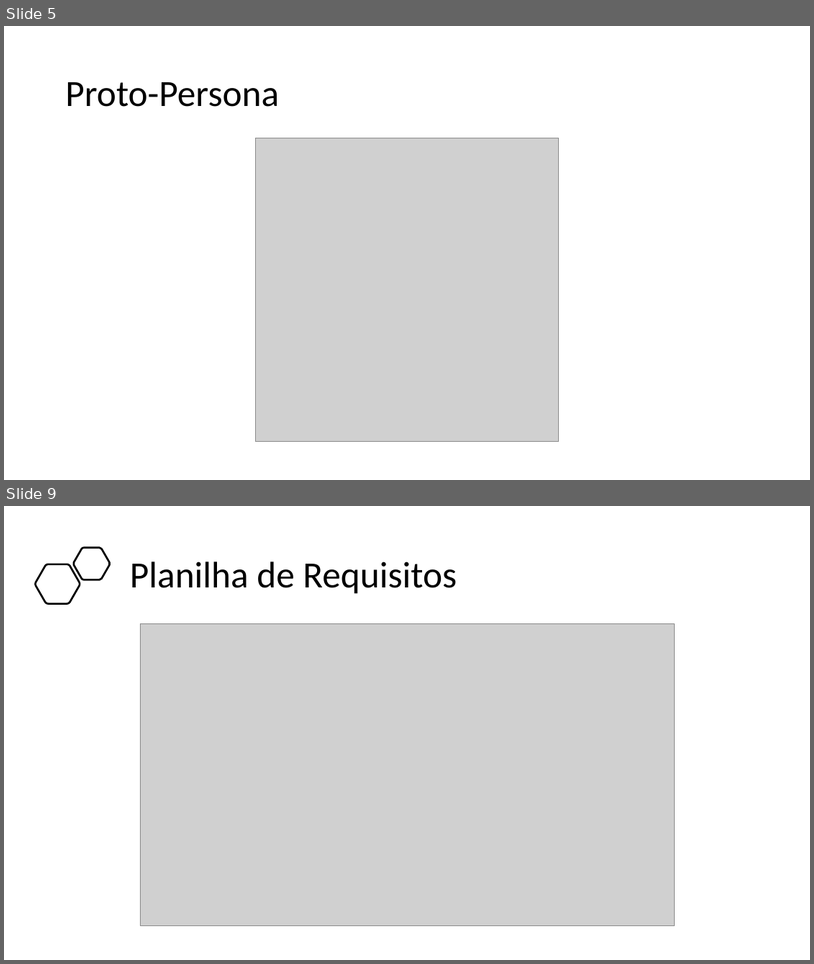
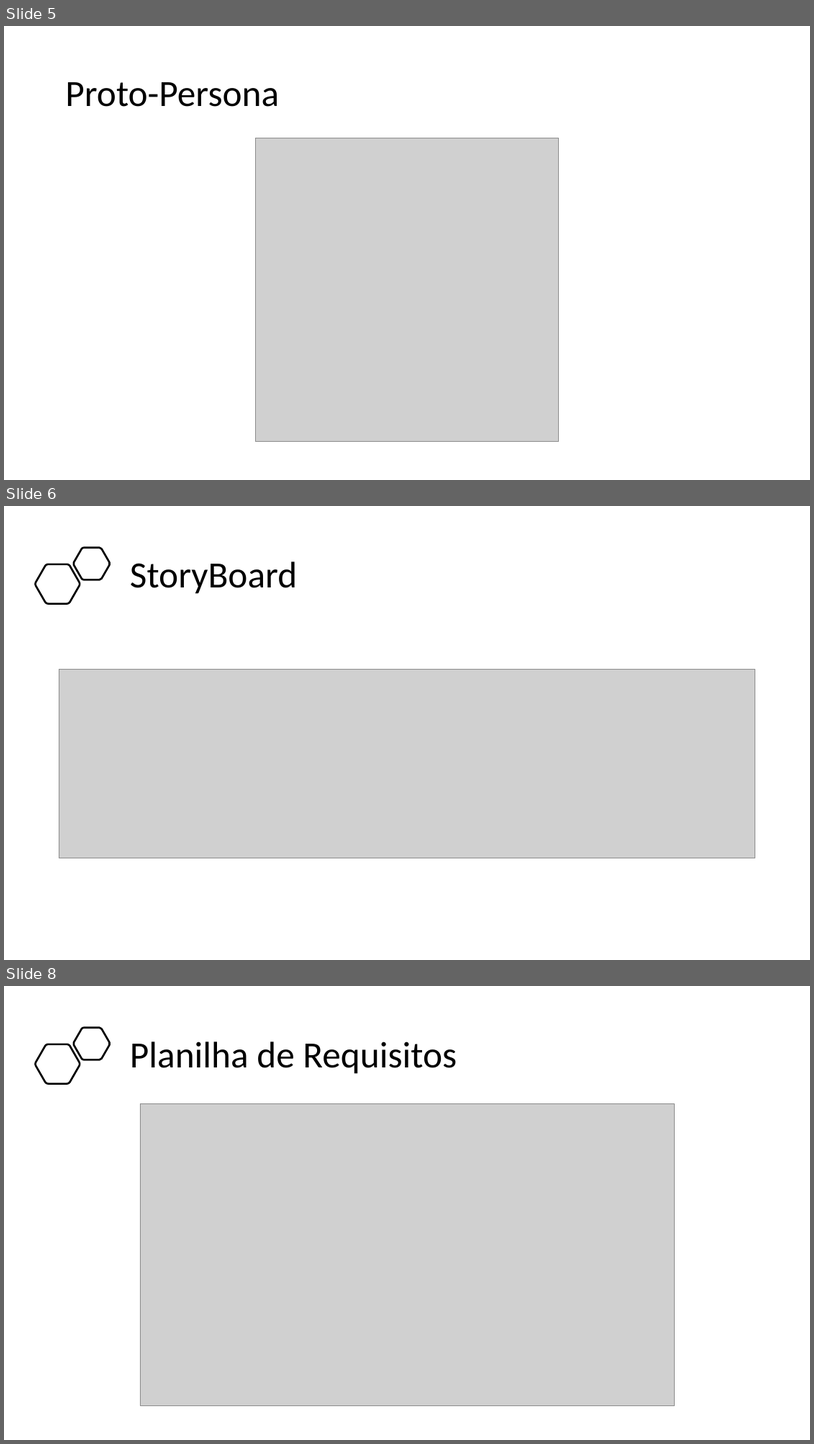
Before and after one commit to BandTec/project-hunter, a slide deck: Documentação/Apresentação - Sprint 3.pptx. Shown one above the other, each under a label of ours: slides 5 and 9 before the commit, slides 5, 6 and 8 after it; the slides between them are not shown. The pictures are 814x964 and 814x1444 pixels, drawn with LibreOffice and Linux fonts; fonts in the diff are those of the drawing; grey boxes stand for pictures. Boxes give left, top, right and bottom in pixels: in the first picture for what was removed or moved away, otherwise in the second. Text is boxed around its words. In the diff, an @@ line names an element or a change of style, - is before the commit and + after.

```diff
--- a/Documentação/Apresentação - Sprint 3.pptx
+++ b/Documentação/Apresentação - Sprint 3.pptx
@@ slide 6 added at box(4, 506, 810, 960), background #FFFFFF @@
@@ freeform shape added at box(74, 548, 110, 580), outline #000000 2.25 pt @@
@@ freeform shape added at box(36, 564, 80, 603), outline #000000 2.25 pt @@
@@ title added at box(130, 561, 297, 594), 44 pt, text #000000 @@
+StoryBoard
@@ picture added at box(59, 669, 756, 858) @@
@@ what was slide 9 is now slide 8 @@
```
Also in this commit, not shown: 3 slides changed, 1 slide removed.
